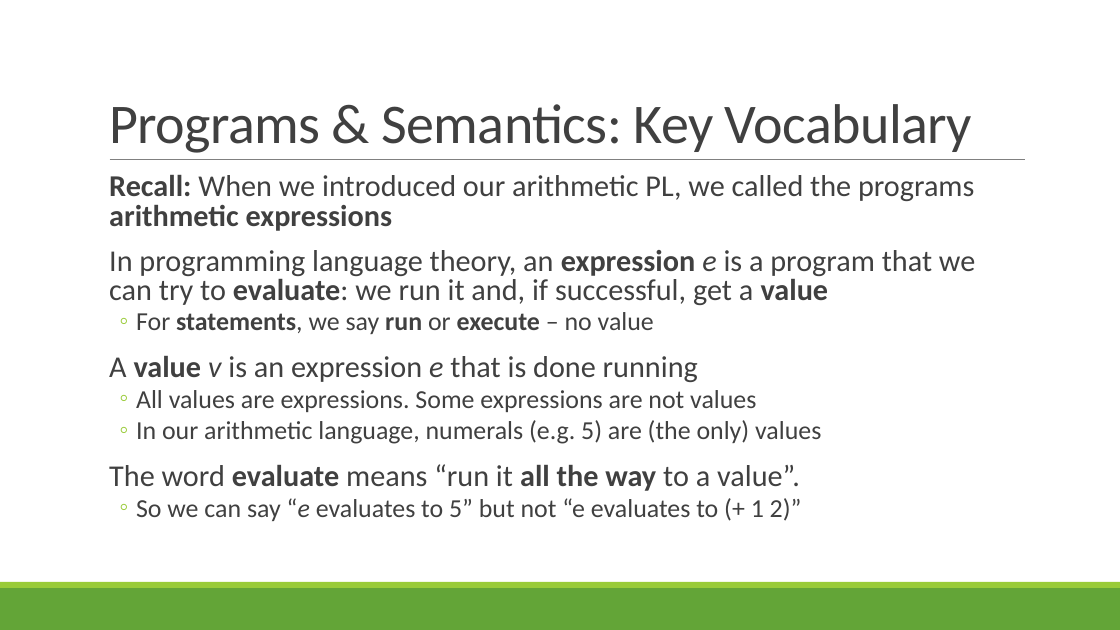
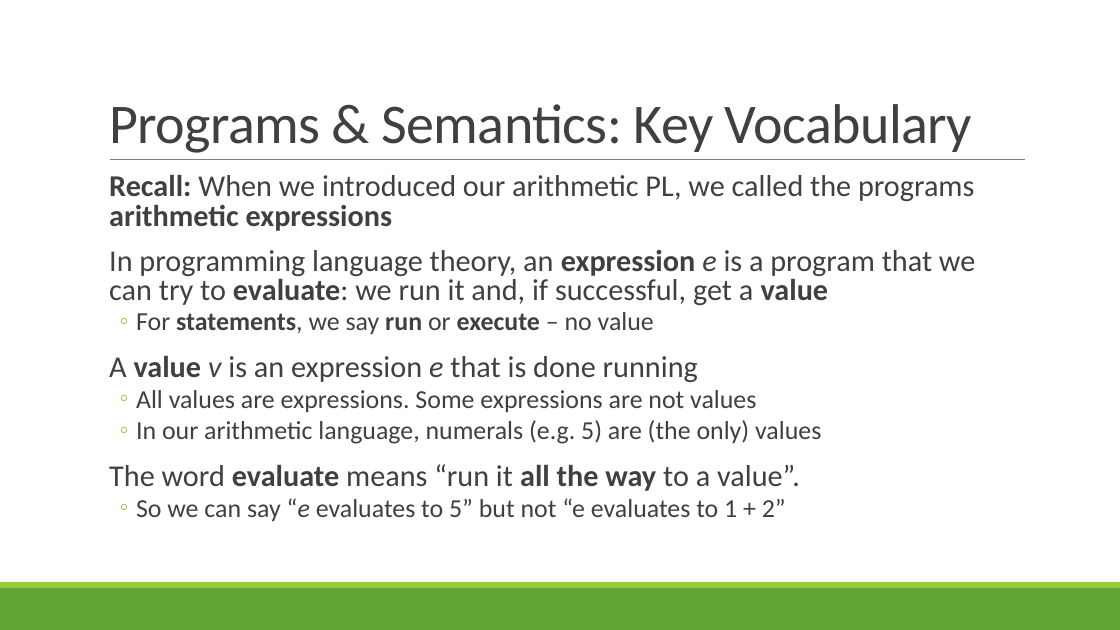
Before and after one commit to rbohrer/pl-course, a slide deck: slide 9 of LectureSlides/06OpSem.pptx. Drawn at 1120x630 pixels with LibreOffice and Linux fonts; fonts in the diff are those of the drawing. Boxes give left, top, right and bottom in pixels: in the first picture for what was removed or moved away, otherwise in the second. Text is boxed around its words. In the diff, an @@ line names an element or a change of style, - is before the commit and + after.

```diff
--- a/LectureSlides/06OpSem.pptx
+++ b/LectureSlides/06OpSem.pptx
@@ text at (x1=136, y1=498, x2=786, y2=521): text changed @@
-  ◦ So we can say “e evaluates to 5” but not “e evaluates to (+ 1 2)”
+  ◦ So we can say “e evaluates to 5” but not “e evaluates to 1 + 2”
```
Also in this commit, not shown: 5 other slides changed.
